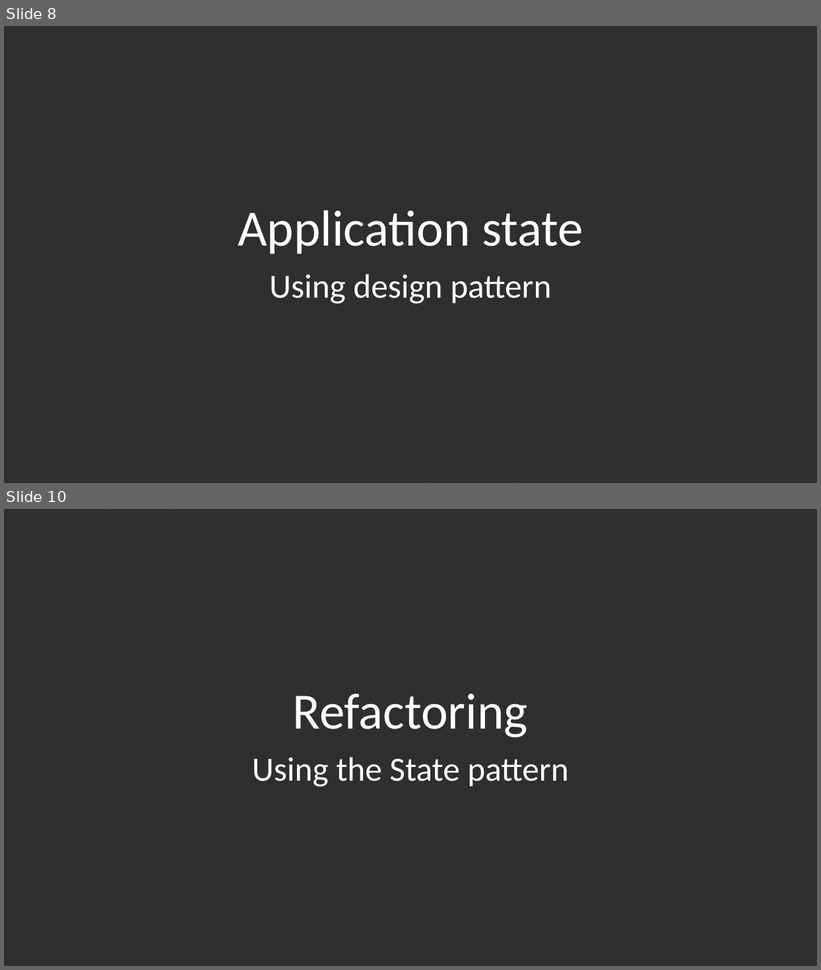
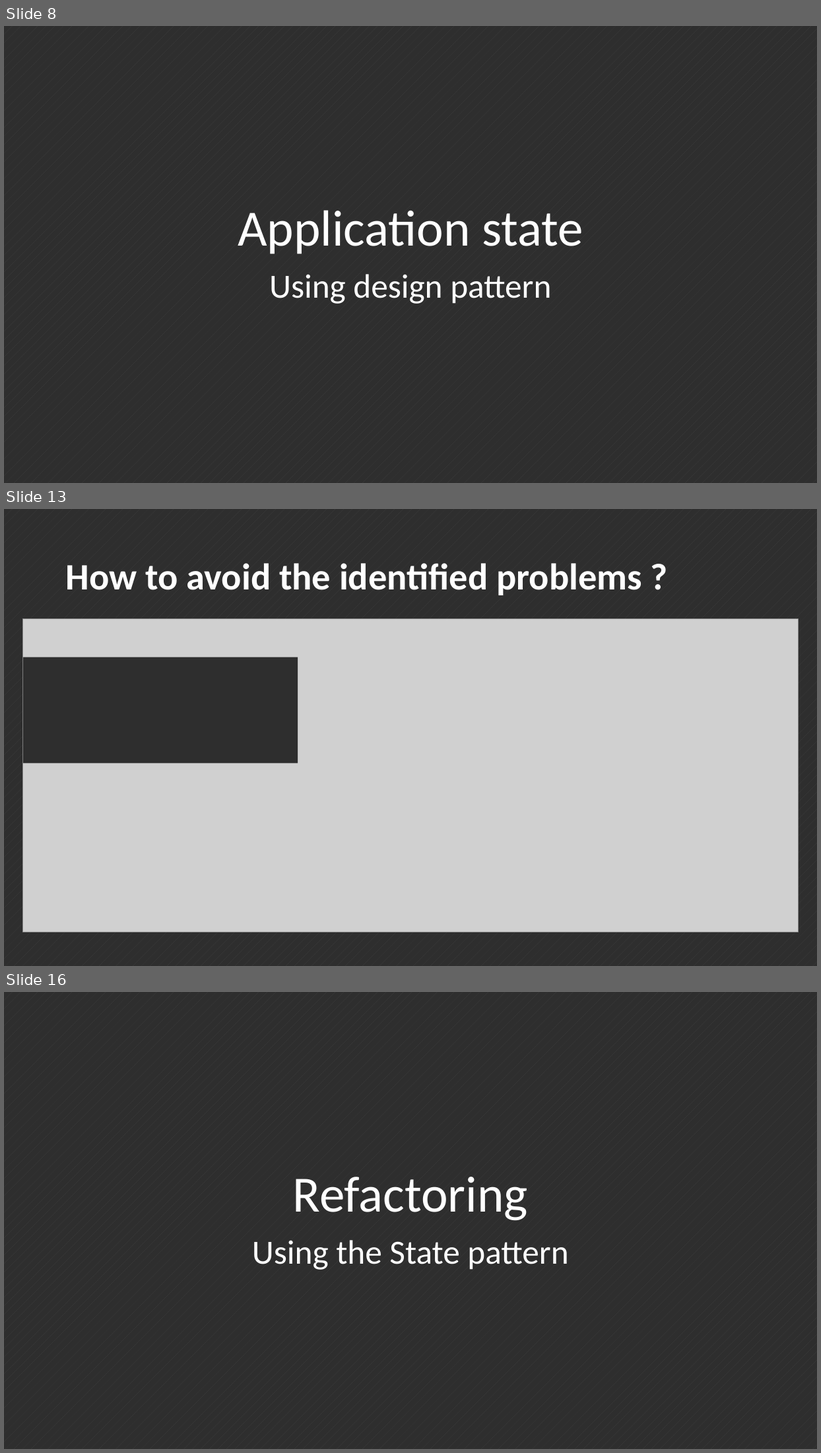
Before and after one commit to ahorguelin/thanks_microsoft, a slide deck: Design Patterns.pptx. Shown one above the other, each under a label of ours: slides 8 and 10 before the commit, slides 8, 13 and 16 after it; the slides between them are not shown. The pictures are 821x970 and 821x1453 pixels, drawn with LibreOffice and Linux fonts; fonts in the diff are those of the drawing; grey boxes stand for pictures. Boxes give left, top, right and bottom in pixels: in the first picture for what was removed or moved away, otherwise in the second. Text is boxed around its words. In the diff, an @@ line names an element or a change of style, - is before the commit and + after.

```diff
--- a/Design Patterns.pptx
+++ b/Design Patterns.pptx
@@ slide 13 added at bbox=[4, 509, 817, 966], background pattern #404040 on #2E2E2E @@
@@ title added at bbox=[66, 563, 642, 595], 44 pt, text #FFFFFF, bold @@
+How to avoid the identified problems ?
@@ picture added at bbox=[23, 619, 798, 933] @@
@@ rectangle added at bbox=[23, 657, 298, 763], fill #2E2E2E @@
@@ what was slide 10 is now slide 16 @@
```
Also in this commit, not shown: 6 other slides added, 1 slide removed.
